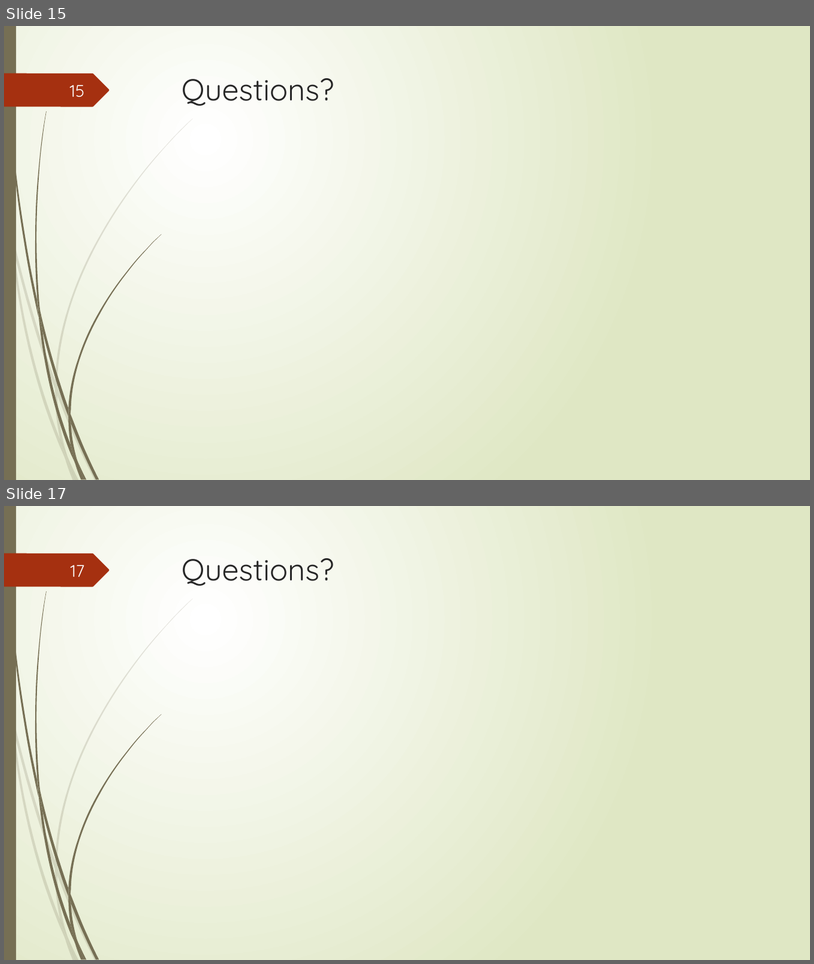
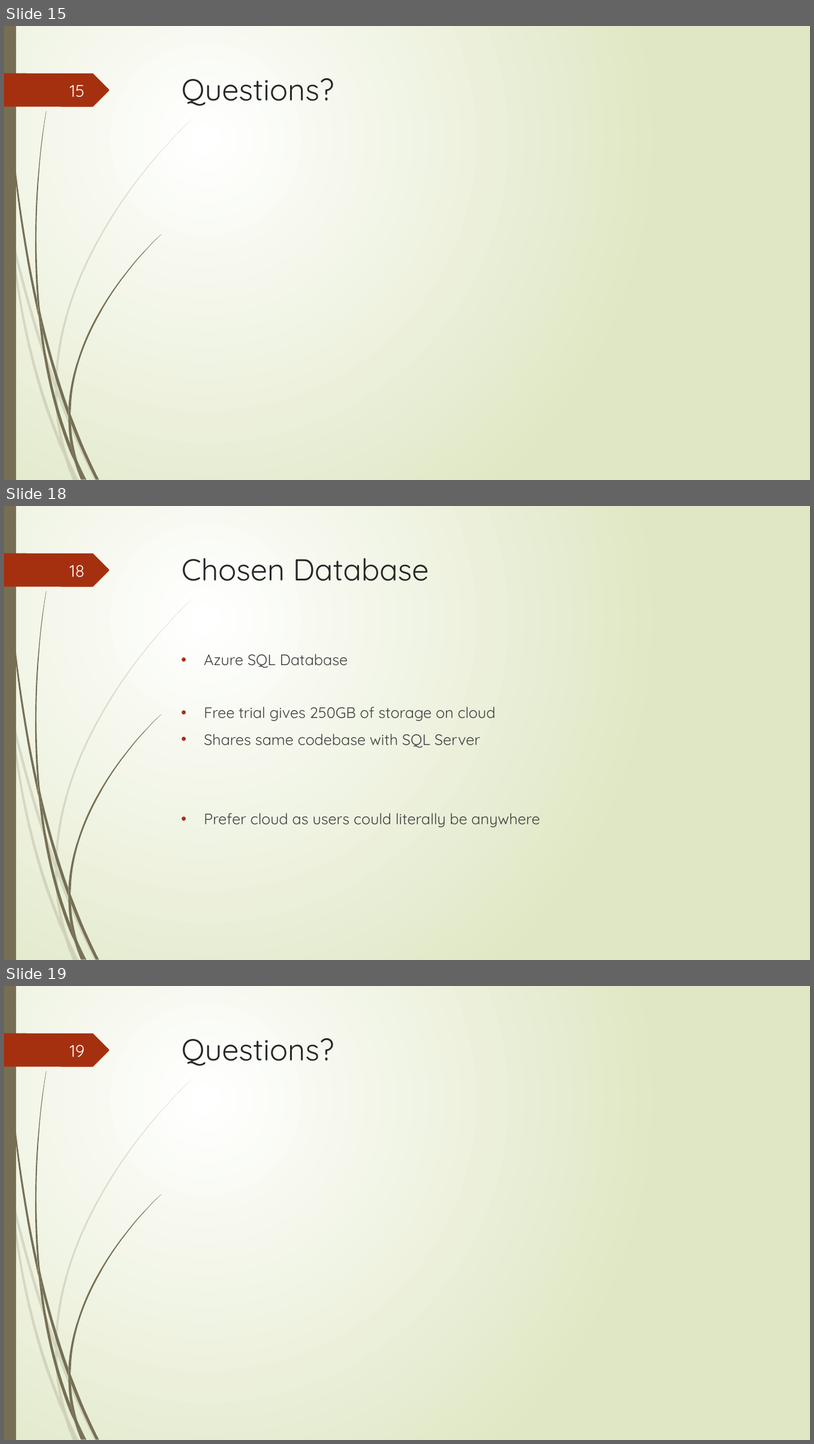
Before and after one commit to junmin-yee/Landmarked, a slide deck: Presentations/Sprint01 ReviewMeeting.pptx. Shown one above the other, each under a label of ours: slides 15 and 17 before the commit, slides 15, 18 and 19 after it; the slides between them are not shown. The pictures are 814x964 and 814x1444 pixels, drawn with LibreOffice and Linux fonts; fonts in the diff are those of the drawing. Boxes give left, top, right and bottom in pixels: in the first picture for what was removed or moved away, otherwise in the second. Text is boxed around its words. In the diff, an @@ line names an element or a change of style, - is before the commit and + after.

```diff
--- a/Presentations/Sprint01 ReviewMeeting.pptx
+++ b/Presentations/Sprint01 ReviewMeeting.pptx
@@ slide 18 added at [4, 506, 810, 960], background gradient #FFFFFF to #DFE8C4; not listed: 24 template elements that a slide beside it also shows @@
@@ title added at [182, 558, 429, 581], 36 pt, text #262626 @@
+Chosen Database
@@ page number added at [69, 565, 84, 577], 20 pt, text #FEFFFF @@
+18
@@ text added at [204, 654, 540, 827], 18 pt, text #404040 @@
+• Azure SQL Database
+• Free trial gives 250GB of storage on cloud
+• Shares same codebase with SQL Server
+• Prefer cloud as users could literally be anywhere
@@ what was slide 17 is now slide 19 @@
@@ page number at [70, 1045, 85, 1057]: text changed @@
-17
+19
```
Also in this commit, not shown: 1 slide changed, 5 other slides added, 3 slides removed.
